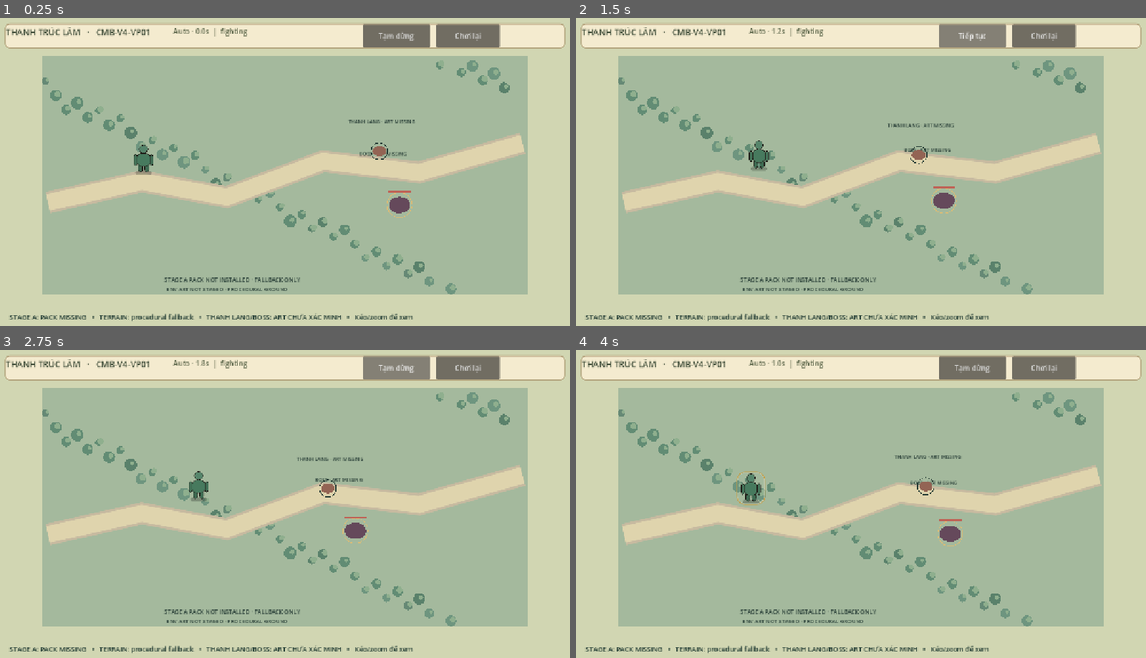
Above: before the commit, frames 1-4 (two rows, left to right).
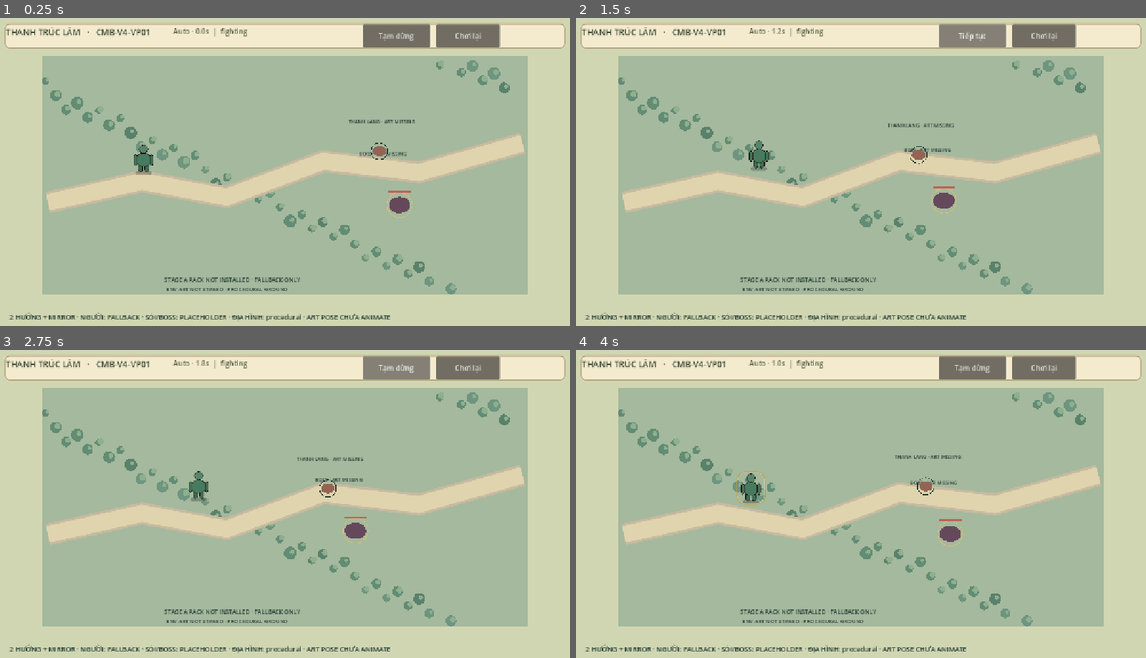
Above: after the commit, the same moments.

Repository: vuanhtuan161094-byte/TongMonBaDao
Game: Godot game, scene res://scenes/labs/combat_v4_visual_pilot.tscn
Two runs of this game, one before a commit and one after it. Both use one fixed random seed, a clock stepped at 60 frames per second and the inputs below. This scene is started directly instead of the project's main scene.
Inputs (mouse positions are in pixels of both pictures, inside the frame that each line leads up to):
- Up to frame 1 (0.25 s): no input
- Up to frame 2 (1.5 s): click (729, 159) at 0.5 s; click "Tạm dừng" at 1.25 s
- Up to frame 3 (2.75 s): click "Tiếp tục" at 2 s
- Up to frame 4 (4 s): click "Chơi lại" at 2.75 s; click (735, 488) at 3.5 s

The runs differ from the first frame. In frame 1, 0.7% of the frame differs, in the area x 1-73%, y 95-99%; in frame 2, 0.7%; in frame 3, 0.7%; in frame 4, 0.7%.

Commit message:
CMB-V4: accurate human/wolf original-art proof and 2-way mirror HUD labels

Diff:
--- a/godot/src/presentation/labs/combat_v4_visual_pilot.gd
+++ b/godot/src/presentation/labs/combat_v4_visual_pilot.gd
@@ -146,9 +146,12 @@
         status.text += "  — kết quả fixture, KHÔNG có phần thưởng"
     var stage_ready: bool = bool(world.get("stage_art_loaded"))
     var source_loaded: Array = world.get("source_loaded")
-    source_note.text = "STAGE A: %s   •   TERRAIN: %s   •   THANH LANG/BOSS: ART CHƯA XÁC MINH   •   Kéo/zoom để xem" % [
-        "PACK VERIFIED" if stage_ready else "PACK MISSING",
-        "%d SOURCE A texture" % source_loaded.size() if not source_loaded.is_empty() else "procedural fallback"
+    var art: Dictionary = world.get("original_textures")
+    var human_art := "STAGE A" if stage_ready else ("ORIGINAL POSE" if art.has("human_idle") else "FALLBACK")
+    var wolves := "ORIGINAL POSE" if art.has("wolf_idle") and art.has("boss_idle") else "PLACEHOLDER"
+    source_note.text = "2 HƯỚNG + MIRROR · NGƯỜI: %s · SÓI/BOSS: %s · ĐỊA HÌNH: %s · ART POSE CHƯA ANIMATE" % [
+        human_art, wolves,
+        "%d SOURCE A" % source_loaded.size() if not source_loaded.is_empty() else "procedural"
     ]
 
 func _toggle_pause() -> void:
